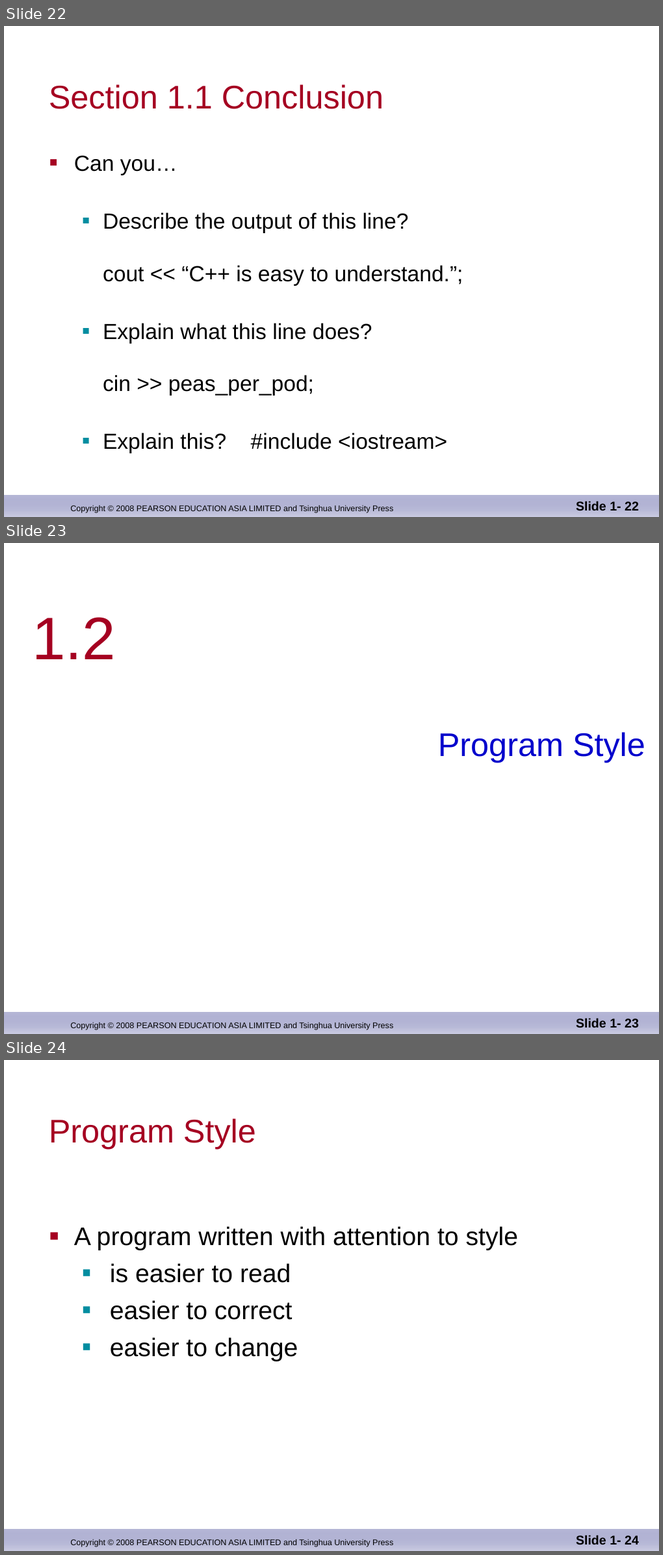
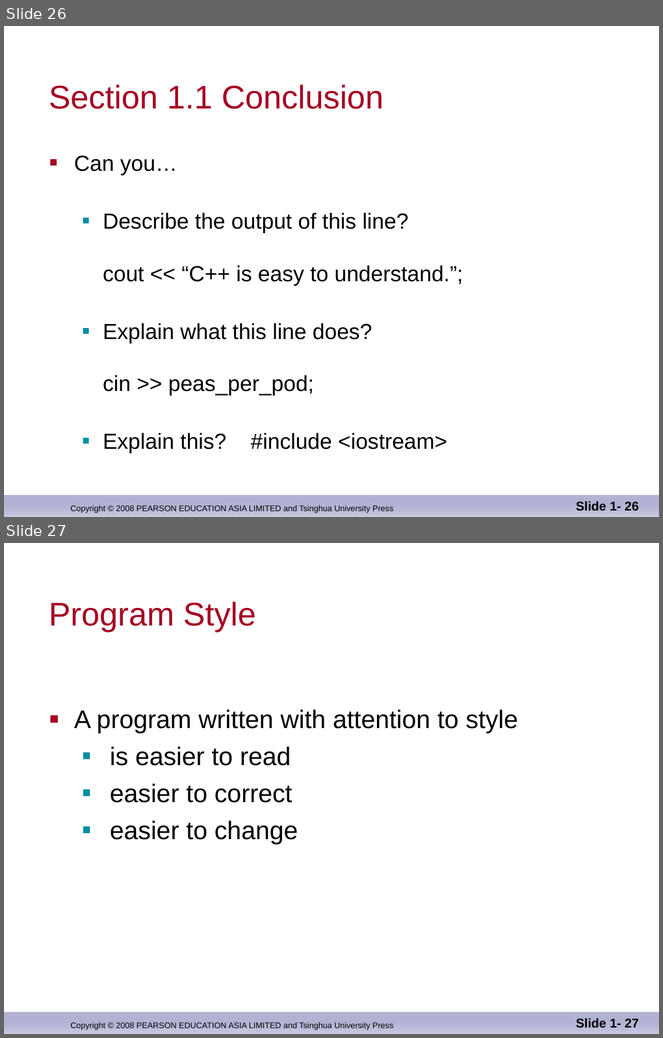
Before and after one commit to djuanbei/CPLUSPLUS, a slide deck: ppt/ch_01.ppt. Shown one above the other, each under a label of ours: slides 22, 23 and 24 before the commit, slides 26 and 27 after it. The pictures are 663x1555 and 663x1038 pixels, drawn with LibreOffice and Linux fonts; fonts in the diff are those of the drawing; background and template pictures are left out. Boxes give left, top, right and bottom in pixels: in the first picture for what was removed or moved away, otherwise in the second. Text is boxed around its words. In the diff, an @@ line names an element or a change of style, - is before the commit and + after.

```diff
--- a/ppt/ch_01.ppt
+++ b/ppt/ch_01.ppt
@@ slide 23 removed at bbox=[4, 543, 659, 1034], background #FFFFFF; not listed: 2 template elements that a slide beside it also shows @@
@@ text removed at bbox=[33, 617, 116, 659] @@
-1.2
@@ text removed at bbox=[438, 732, 646, 763] @@
-Program Style
@@ page number removed at bbox=[576, 1018, 639, 1028] @@
-Slide 1- 23
@@ what was slide 22 is now slide 26 @@
@@ page number at bbox=[576, 501, 639, 511]: text changed @@
-Slide 1- 22
+Slide 1- 26
@@ what was slide 24 is now slide 27 @@
@@ page number at bbox=[576, 1018, 639, 1028]: text changed @@
-Slide 1- 24
+Slide 1- 27
```
Also in this commit, not shown: 4 slides added.
